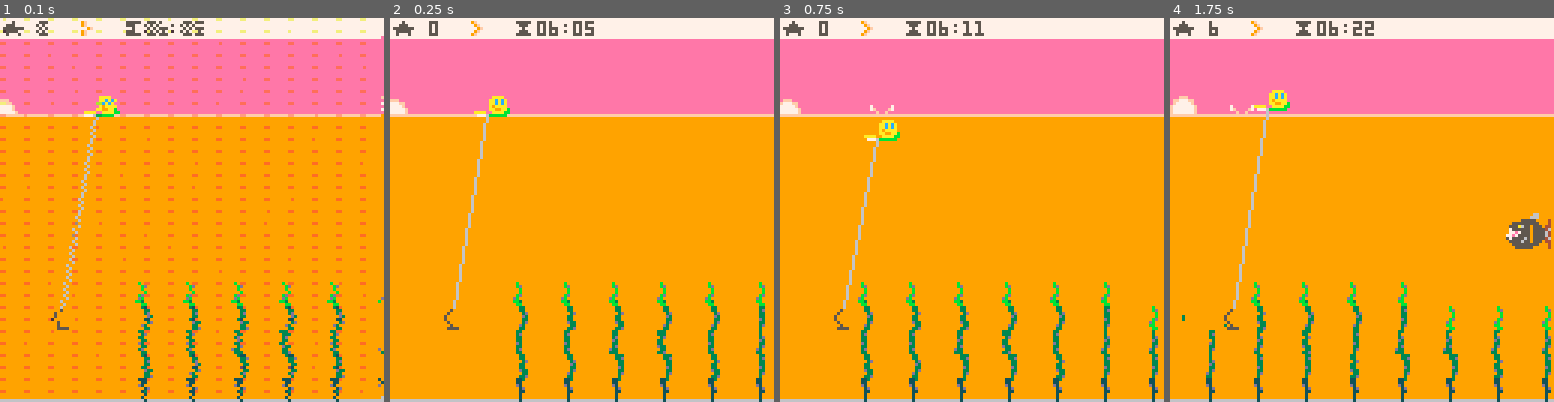
Above: before the commit, frames 1-4 (left to right).
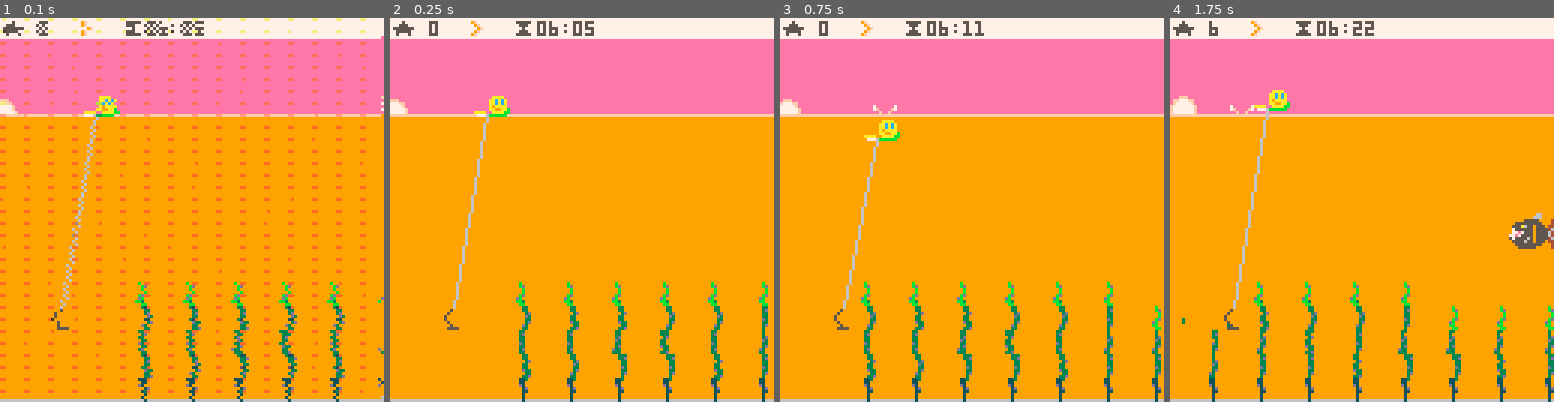
Above: after the commit, the same moments.

Repository: broquaint/pico8-carts
Game: PICO-8 cartridge eggjam18.p8
Two runs of this game, one before a commit and one after it. Both use one fixed random seed, a clock stepped at 60 frames per second and the inputs below.
Inputs:
- Up to frame 1 (0.1 s): no input
- Up to frame 2 (0.25 s): no input
- Up to frame 3 (0.75 s): tap X (X key) at 0.33 s; tap O (Z key) at 0.7 s
- Up to frame 4 (1.75 s): tap X (X key) at 1.07 s; hold Right from 1.6 s (still down); tap O (Z key) at 1.7 s

Frame 1 is identical in both runs. In frame 2, 3.5% of the frame differs, in the area x 32-99%, y 68-100%; in frame 3, 4.1%; in frame 4, 4.6%, in the area x 3-100%, y 50-100%.

Commit message:
Move lakebed data to separate file
Because there needs to be about ~620 seaweed to to fill in a full "12
hours" at full speed. Won't need all that in the end but now I know
the upper limit. Also it's just the first "2.5~ hours" repeated a few
times so not the final data.

Diff:
--- a/eggjam18.p8
+++ b/eggjam18.p8
@@ -4,12 +4,12 @@
 
 #include utils.lua
 #include animation.lua
+#include eggjam18_lakebed.lua
 
 game_state_title   = 'title'
 game_state_playing = 'playing'
 game_state_won     = 'won'
 
--- Default state so title screen works
 g_anims = {}
 frame_count = 0
 
@@ -111,22 +111,6 @@
                      yield()
                   end
    end)
-
-   local lvl = {
-      --0,0,0,0, --0,0,0,0,0,
-      5,5,5,5,5,5,
-      4,4,4,4,4,4,
-      5,5,4,4,5,5,
-      0,0,0,
-      4,4,4,4,4,4,
-      3,3,4,4,3,3,
-      0,0,0,
-      5,5,4,4,5,5,
-      4,4,5,5,4,4,
-      3,3,2,2,3,3,
-      3,2,2,2,2,3,
-      0,0,0
-   }
 
    function make_sw_sprite(sw_x,s)
       return {x=sw_x,sprite=s}
@@ -161,7 +145,8 @@
          end
       end
    else
-      for i,h in pairs(lvl) do
+      -- lakebed_seaweed defined in from eggjam18_lakebed
+      for i,h in pairs(lakebed_seaweed) do
          local sw_x = 32 + (16 * i)
          local sprites = {make_sw_sprite(sw_x, 20)}
          for i = 2,(h-1) do
--- /dev/null
+++ b/eggjam18_lakebed.lua
@@ -0,0 +1,118 @@
+lakebed_seaweed = {
+      --0,0,0,0, --0,0,0,0,0,
+      5,5,5,5,5,5,
+      4,4,4,4,4,4,
+      5,5,4,4,5,5,
+      0,0,0,
+      4,4,4,4,4,4,
+      3,3,4,4,3,3,
+      0,0,0,
+      5,5,4,4,5,5,
+      4,4,5,5,4,4,
+      3,3,2,2,3,3,
+      3,2,2,2,2,3,
+      0,0,0,
+      2,3,4,5,5,
+      5,4,3,2,
+      0,0,
+      3,3,3,4,4,5,5,0,2,2,
+      0,0,
+      4,5,0,4,5,0,4,5,5,5,
+      0,0,0,
+      2,2,3,3,4,5,6,5,4,3,3,2,2,
+      0,0,0,
+      2,3,2,3,2,3,2,4,4,2,2,3,4,
+      0,0,
+      -- repeats begin here
+            5,5,5,5,5,5,
+      4,4,4,4,4,4,
+      5,5,4,4,5,5,
+      0,0,0,
+      4,4,4,4,4,4,
+      3,3,4,4,3,3,
+      0,0,0,
+      5,5,4,4,5,5,
+      4,4,5,5,4,4,
+      3,3,2,2,3,3,
+      3,2,2,2,2,3,
+      0,0,0,
+      2,3,4,5,5,
+      5,4,3,2,
+      0,0,
+      3,3,3,4,4,5,5,0,2,2,
+      0,0,
+      4,5,0,4,5,0,4,5,5,5,
+      0,0,0,
+      2,2,3,3,4,5,6,5,4,3,3,2,2,
+      0,0,0,
+      2,3,2,3,2,3,2,4,4,2,2,3,4,
+      0,0,
+
+            5,5,5,5,5,5,
+      4,4,4,4,4,4,
+      5,5,4,4,5,5,
+      0,0,0,
+      4,4,4,4,4,4,
+      3,3,4,4,3,3,
+      0,0,0,
+      5,5,4,4,5,5,
+      4,4,5,5,4,4,
+      3,3,2,2,3,3,
+      3,2,2,2,2,3,
+      0,0,0,
+      2,3,4,5,5,
+      5,4,3,2,
+      0,0,
+      3,3,3,4,4,5,5,0,2,2,
+      0,0,
+      4,5,0,4,5,0,4,5,5,5,
+      0,0,0,
+      2,2,3,3,4,5,6,5,4,3,3,2,2,
+      0,0,0,
+      2,3,2,3,2,3,2,4,4,2,2,3,4,
+      0,0,
+
+            5,5,5,5,5,5,
+      4,4,4,4,4,4,
+      5,5,4,4,5,5,
+      0,0,0,
+      4,4,4,4,4,4,
+      3,3,4,4,3,3,
+      0,0,0,
+      5,5,4,4,5,5,
+      4,4,5,5,4,4,
+      3,3,2,2,3,3,
+      3,2,2,2,2,3,
+      0,0,0,
+      2,3,4,5,5,
+      5,4,3,2,
+      0,0,
+      3,3,3,4,4,5,5,0,2,2,
+      0,0,
+      4,5,0,4,5,0,4,5,5,5,
+      0,0,0,
+      2,2,3,3,4,5,6,5,4,3,3,2,2,
+      0,0,0,
+      2,3,2,3,2,3,2,4,4,2,2,3,4,
+      0,0,
+
+            5,5,5,5,5,5,
+      4,4,4,4,4,4,
+      5,5,4,4,5,5,
+      0,0,0,
+      4,4,4,4,4,4,
+      3,3,4,4,3,3,
+            5,5,5,5,5,5,
+      4,4,4,4,4,4,
+      5,5,4,4,5,5,
+      0,0,0,
+      4,4,4,4,4,4,
+      3,3,4,4,3,3,
+            5,5,5,5,5,5,
+      4,4,4,4,4,4,
+      5,5,4,4,5,5,
+      0,0,0,
+      4,4,4,4,4,4,
+      3,3,4,4,3,3,
+
+   }
